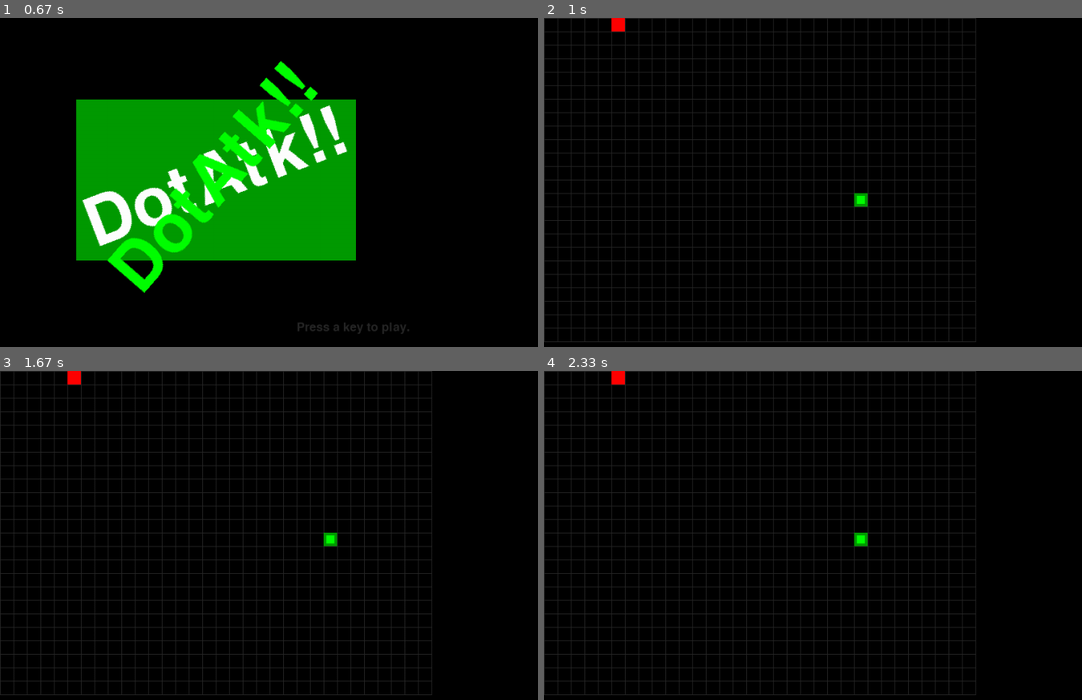
Above: before the commit, frames 1-4 (two rows, left to right).
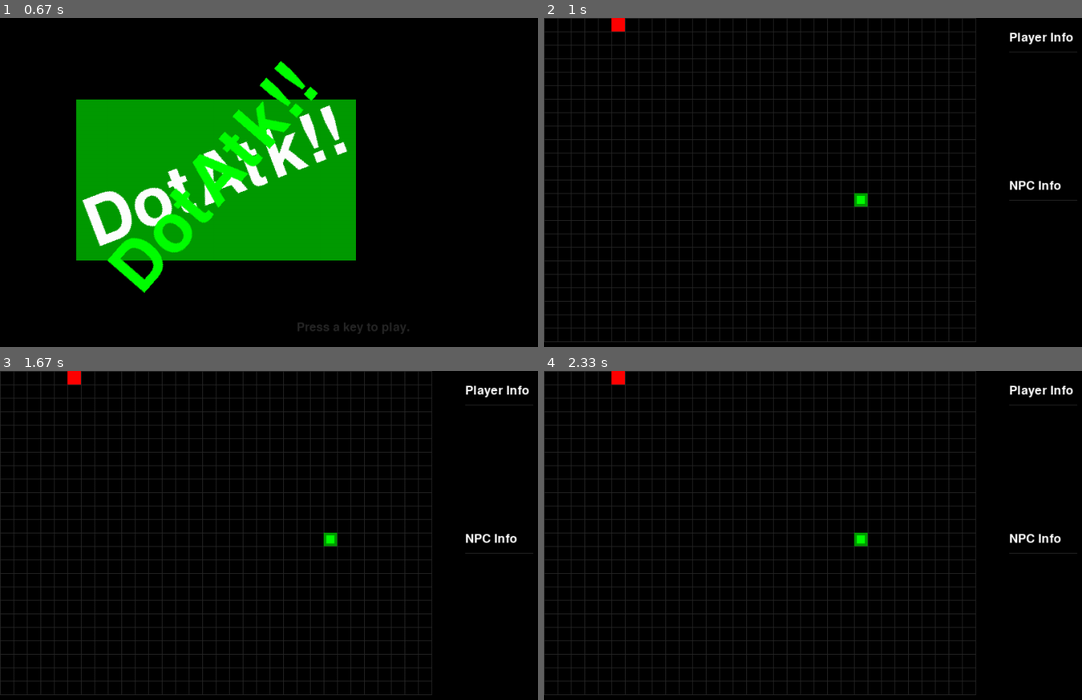
Above: after the commit, the same moments.

Repository: latived/ia2-p1
Game: pygame game, started from game.py
Two runs of this game, one before a commit and one after it. Both use one fixed random seed, a clock stepped at 60 frames per second and the inputs below.
Inputs:
- Up to frame 1 (0.67 s): tap Enter at 0.33 s
- Up to frame 2 (1 s): hold Right from 0.67 s (still down)
- Up to frame 3 (1.67 s): release Right at 1.13 s; hold Up 1.17-1.5 s; hold W 1.17-1.5 s; hold Right from 1.53 s (still down); hold D from 1.53 s (still down)
- Up to frame 4 (2.33 s): release Right at 2.12 s; release D at 2.12 s; hold Left from 2.15 s (still down); hold A from 2.15 s (still down)

Frame 1 is identical in both runs. In frame 2, 0.4% of the frame differs, in the area x 86-100%, y 4-56%; in frame 3, 0.4%; in frame 4, 0.4%.

Commit message:
Added drawStatus method to insert player and npc info (PA, PM, types of attack etc).

Diff:
--- a/game.py
+++ b/game.py
@@ -7,8 +7,8 @@
 from pygame.locals import *
 
 FPS = 15
-WINDOWIDTH = 1080
-WINDOHEIGHT = 720
+WINDOWWIDTH = 1080
+WINDOWHEIGHT = 720
 BOARDWIDTH = 640
 BOARDHEIGHT = 480
 CELLSIZE = 20
@@ -26,6 +26,8 @@
 DARKGRAY  = ( 40,  40,  40)
 BGCOLOR = BLACK
 
+TEXTCOLOR = WHITE
+
 UP = 'up'
 DOWN = 'down'
 LEFT = 'left'
@@ -38,7 +40,7 @@
 
     pygame.init()
     FPSCLOCK = pygame.time.Clock()
-    DISPLAYSURF = pygame.display.set_mode((WINDOWIDTH, WINDOHEIGHT))
+    DISPLAYSURF = pygame.display.set_mode((WINDOWWIDTH, WINDOWHEIGHT))
     BASICFONT = pygame.font.Font('freesansbold.ttf', 18)
     pygame.display.set_caption('DOT-ATTACK')
 
@@ -103,7 +105,7 @@
         drawGrid()
         drawDot(dotPlayer)
         drawNPC(npc)
-        # drawScore(len(dotPlayer) - 3)
+        drawStatus(None, None)
         pygame.display.update()
         FPSCLOCK.tick(FPS)
 
@@ -187,11 +189,31 @@
             pygame.event.get() # clear event queue
             return
 
-def drawScore(score):
-    scoreSurf = BASICFONT.render('Score: %s' % (score), True, WHITE)
-    scoreRect = scoreSurf.get_rect()
-    scoreRect.topleft = (BOARDWIDTH - 120, 10)
-    DISPLAYSURF.blit(scoreSurf, scoreRect)
+def drawStatus(info_player, info_npc):
+
+    # title info text
+    playerSurf = BASICFONT.render('Player Info', True, TEXTCOLOR)
+    playerRect = playerSurf.get_rect()
+    playerRect.topleft = (BOARDWIDTH + 50, 20)
+    DISPLAYSURF.blit(playerSurf, playerRect)
+
+    # add separator
+    pygame.draw.line(DISPLAYSURF,
+                     DARKGRAY,
+                     (BOARDWIDTH + 50, 50),
+                     (BOARDWIDTH + 150, 50))
+
+    # npc info text
+    npcSurf = BASICFONT.render('NPC Info', True, TEXTCOLOR)
+    npcRect = npcSurf.get_rect()
+    npcRect.topleft = (BOARDWIDTH + 50, BOARDHEIGHT//2)
+    DISPLAYSURF.blit(npcSurf, npcRect)
+
+    # add separator
+    pygame.draw.line(DISPLAYSURF,
+                     DARKGRAY,
+                     (BOARDWIDTH + 50, BOARDHEIGHT//2 + 30),
+                     (BOARDWIDTH + 150, BOARDHEIGHT//2 + 30))
 
 
 def drawDot(dotCoords):
